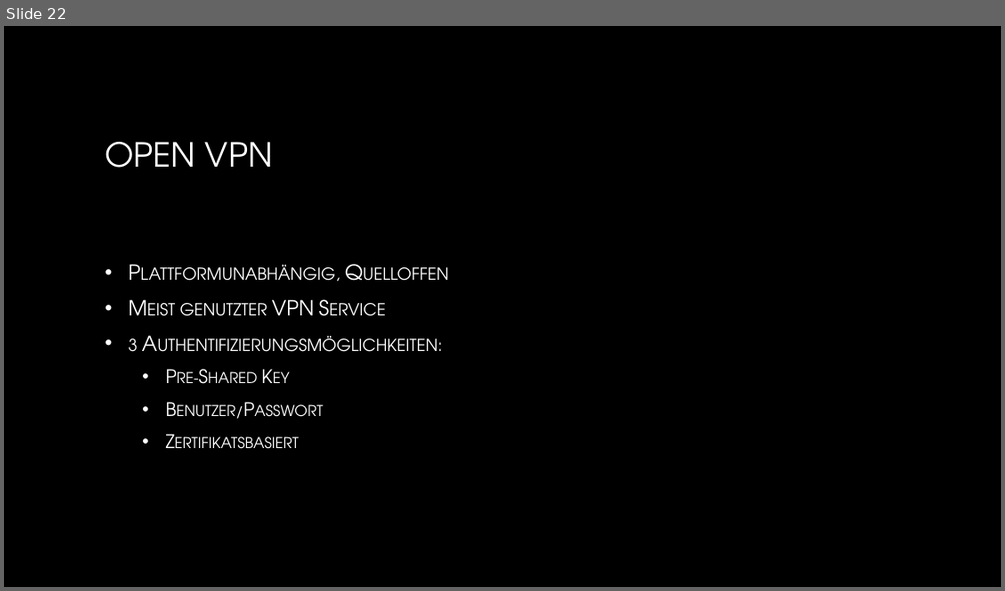
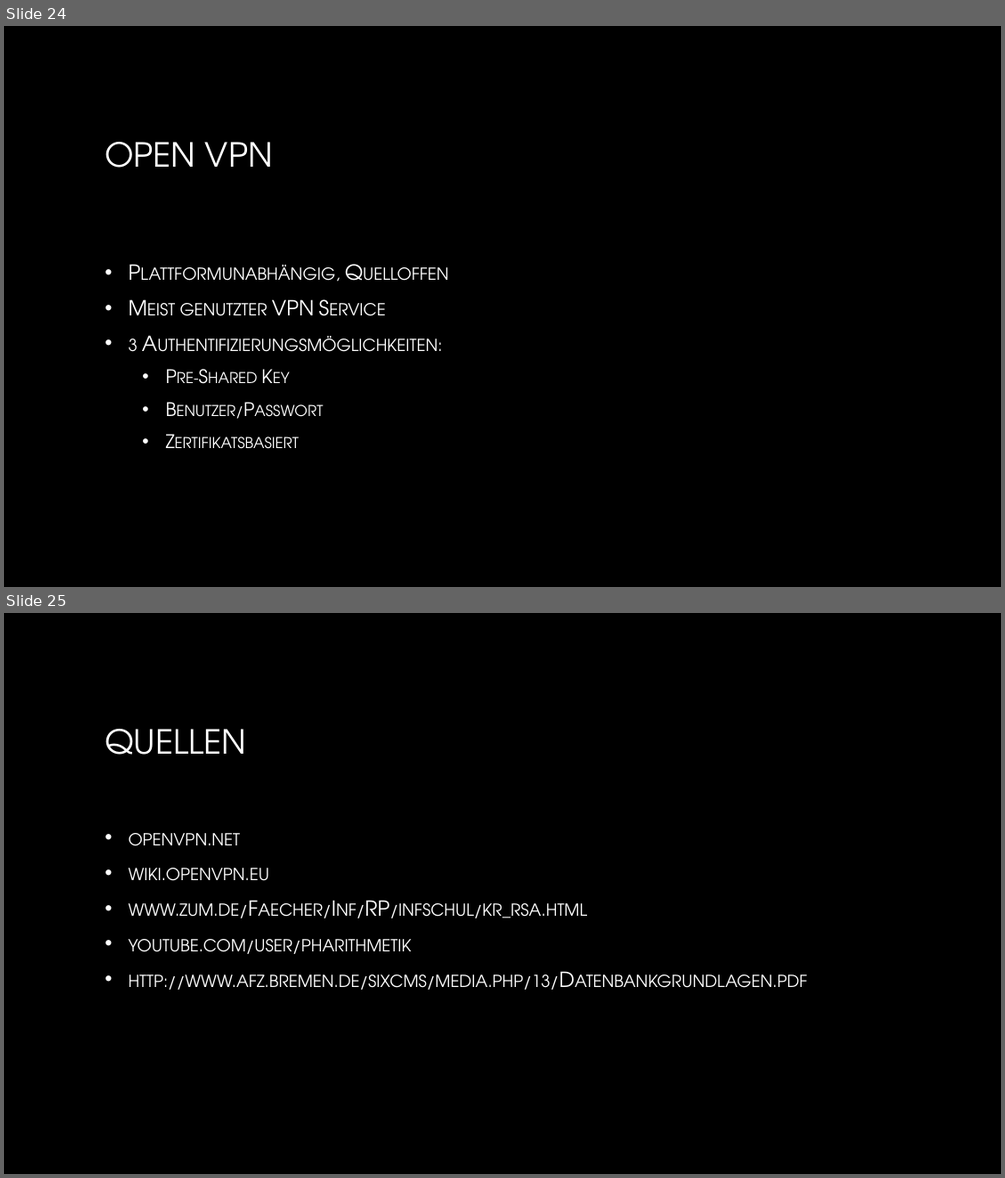
Before and after one commit to bastscho/CTME_referat, a slide deck: Dokumente/Referat/Präsentation.pptx. Shown one above the other, each under a label of ours: slide 22 before the commit, slides 24 and 25 after it. The pictures are 1005x591 and 1005x1178 pixels, drawn with LibreOffice and Linux fonts; fonts in the diff are those of the drawing; background and template pictures are left out. Boxes give left, top, right and bottom in pixels: in the first picture for what was removed or moved away, otherwise in the second. Text is boxed around its words. In the diff, an @@ line names an element or a change of style, - is before the commit and + after.

```diff
--- a/Dokumente/Referat/Präsentation.pptx
+++ b/Dokumente/Referat/Präsentation.pptx
@@ slide 25 added at box(4, 613, 1001, 1174), background picture (left out) @@
@@ title added at box(105, 729, 246, 755), 32 pt, text gradient #FFFFFF to #A6A6A6 @@
+QUELLEN
@@ text added at box(129, 833, 808, 989), 20 pt, text gradient #FFFFFF to #BFBFBF, small capitals @@
+• openvpn.net
+• wiki.openvpn.eu
+• www.zum.de/Faecher/Inf/RP/infschul/kr_rsa.html
+• youtube.com/user/pharithmetik
+• http://www.afz.bremen.de/sixcms/media.php/13/Datenbankgrundlagen.pdf
@@ what was slide 22 is now slide 24 @@
```
Also in this commit, not shown: 3 slides changed, 2 other slides added.
